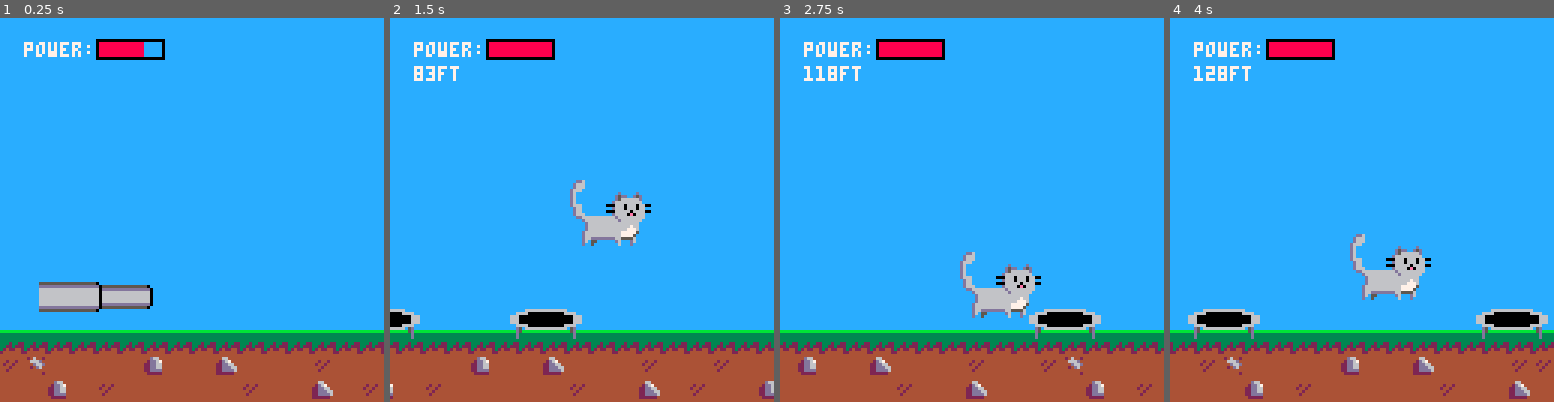
Above: before the commit, frames 1-4 (left to right).
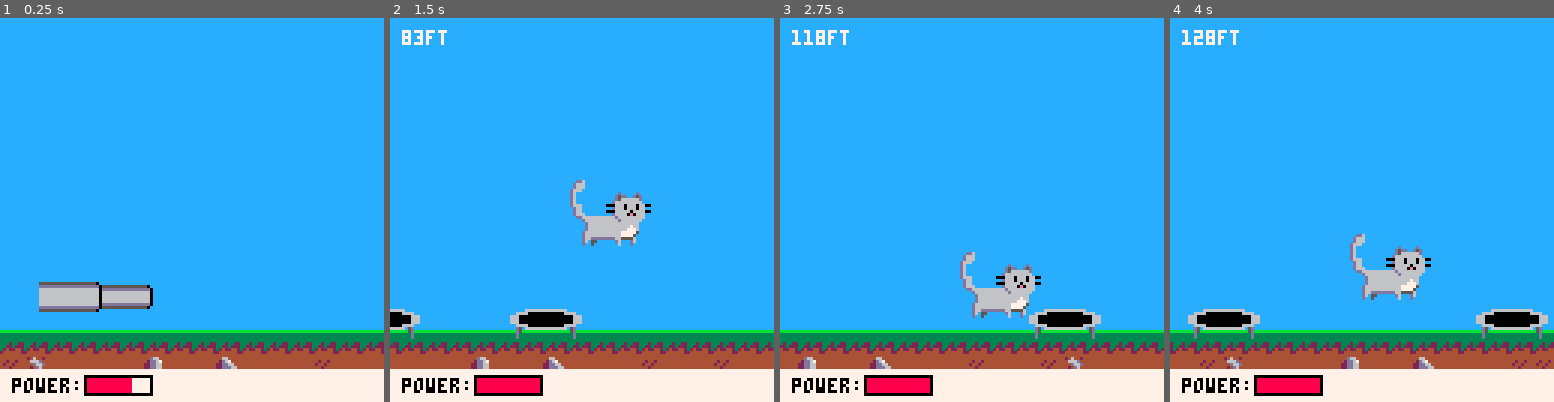
Above: after the commit, the same moments.

Repository: andrewedstrom/kitten-cannon-pico-8
Game: PICO-8 cartridge kitten-cannon.p8
Two runs of this game, one before a commit and one after it. Both use one fixed random seed, a clock stepped at 60 frames per second and the inputs below.
Inputs:
- Up to frame 1 (0.25 s): no input
- Up to frame 2 (1.5 s): tap X (X key) at 0.33, 1.07 s; tap O (Z key) at 0.7 s
- Up to frame 3 (2.75 s): tap O (Z key) at 1.7, 2.1, 2.5 s; tap X (X key) at 1.85 s; hold Up 2.15-2.42 s
- Up to frame 4 (4 s): tap O (Z key) at 2.9, 3.3, 3.7 s; tap X (X key) at 2.97 s; hold Down 3.63-3.97 s

The runs differ from the first frame. In frame 1, 9.7% of the frame differs, in the area x 0-100%, y 5-100%; in frame 2, 10%; in frame 3, 10%; in frame 4, 10%, in the area x 0-100%, y 3-100%.

Commit message:
text is all black on white

Diff:
--- a/cannon.lua
+++ b/cannon.lua
@@ -20,12 +20,12 @@
         end,
         draw_power_bar = function(self)
             local max_bar_w = self.shot_timer_cycle_time / 2
-            local label_x = 8
+            local label_x = 4
             local bar_x = label_x + 6 * 4 + 1
             local bar_w = self.power
             local bar_h = 4
-            local y = 8
-            print("power:", label_x, y, 7)
+            local y = 120
+            print("power:", label_x, y, 0)
             rect(bar_x - 1, y - 1, bar_x + max_bar_w + 1, y + bar_h + 1, 0)
 
             rectfill(bar_x, y, bar_x + bar_w, y + bar_h, 8)
--- a/kitten-cannon.p8
+++ b/kitten-cannon.p8
@@ -74,9 +74,15 @@
         for obj in all(obstacles) do
             obj:draw()
         end
-        camera(0, 0)
-        print(flr(player.feet_traveled) .. "ft", 8, 16, 7)
-    end
+    end
+    camera(0, 0)
+    draw_hud()
+end
+
+function draw_hud()
+    rectfill(0,117,128,128,7)
+    if player then print(flr(player.feet_traveled) .. "ft", 4, 4, 7) end
+
     cannon:draw_power_bar()
     -- print("fps:" .. stat(7), 8, 24, 7)
     -- print("cpu:" .. stat(1), 8, 32, 7)
--- a/player.lua
+++ b/player.lua
@@ -55,11 +55,10 @@
         end,
         draw = function(self)
             if self.y < 0 - self.h then
-                color(15)
                 local x = self.x + 13
                 local distance_from_ground = ceil((ground_y - self.y) / one_foot_in_pixels)
-                print("\x8f", x, 0) -- we use the top half of the diamond symbol as the pointy part of the height box
-                print_in_box(distance_from_ground.."ft", x + 4, 6, 15, 0)
+                print("\x8f", x, 0, 7) -- we use the top half of the diamond symbol as the pointy part of the height box
+                print_in_box(distance_from_ground.."ft", x + 4, 6, 7, 0)
             else
                 palt(0, false)
                 palt(15, true)
